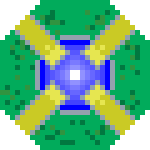
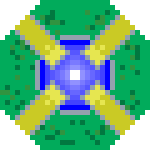
Comparing the layer stacks of the two 150×150 images. Changes:
painted on "energy struktru" over 45, 100, 50, 105
